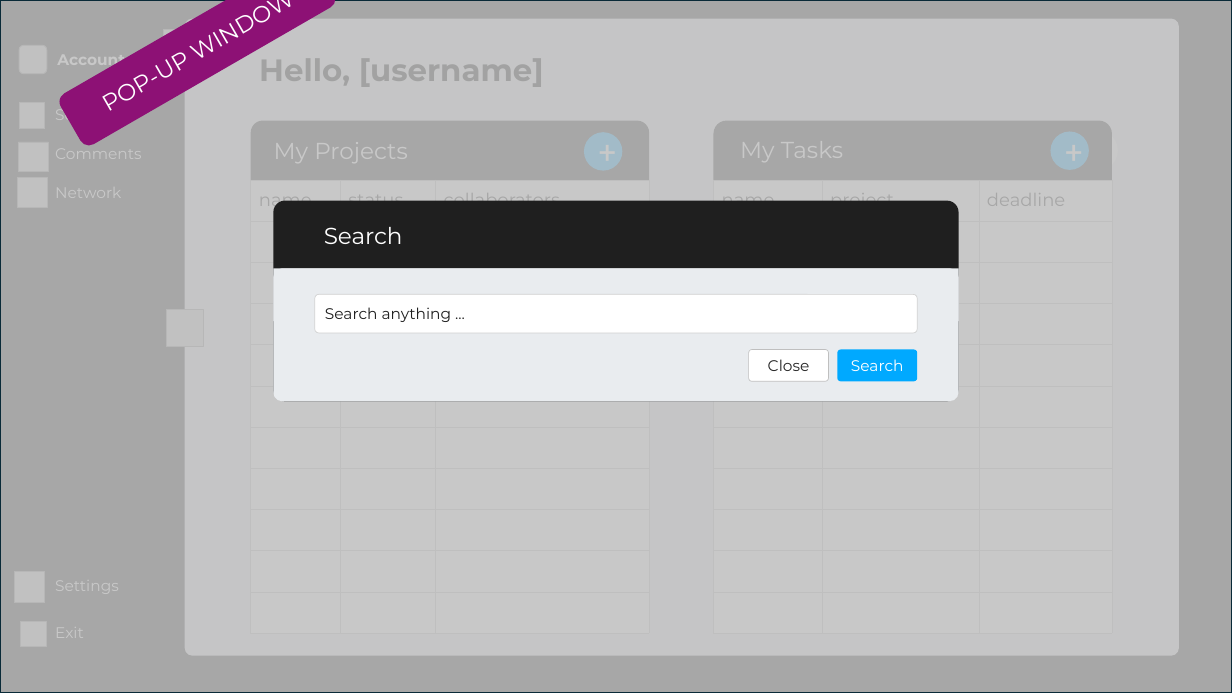
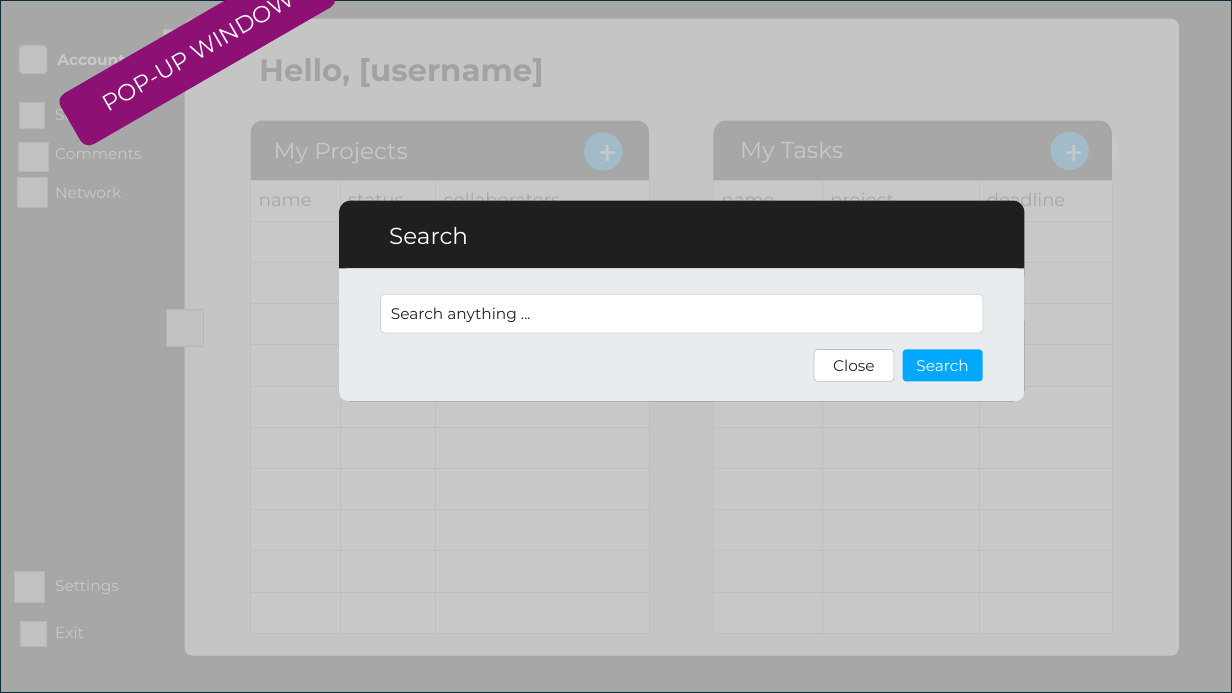
Before and after one commit to oiivantsov/porject-manager, a slide deck: slide 6 of frontend/uidesign.pptx. Drawn at 1232x693 pixels with LibreOffice and Linux fonts; fonts in the diff are those of the drawing; grey boxes stand for pictures. Boxes give left, top, right and bottom in pixels: in the first picture for what was removed or moved away, otherwise in the second. Text is boxed around its words. In the diff, an @@ line names an element or a change of style, - is before the commit and + after.

```diff
--- a/frontend/uidesign.pptx
+++ b/frontend/uidesign.pptx
@@ 5 rounded rectangles, 1 text, 1 rectangle: place and size @@
-5 rounded rectangles, 1 text, 1 rectangle at bbox=[274, 201, 959, 401]
+5 rounded rectangles, 1 text, 1 rectangle at bbox=[339, 201, 1025, 401]
```
Also in this commit, not shown: 5 other slides changed, 3 slides added, 1 slide removed.
